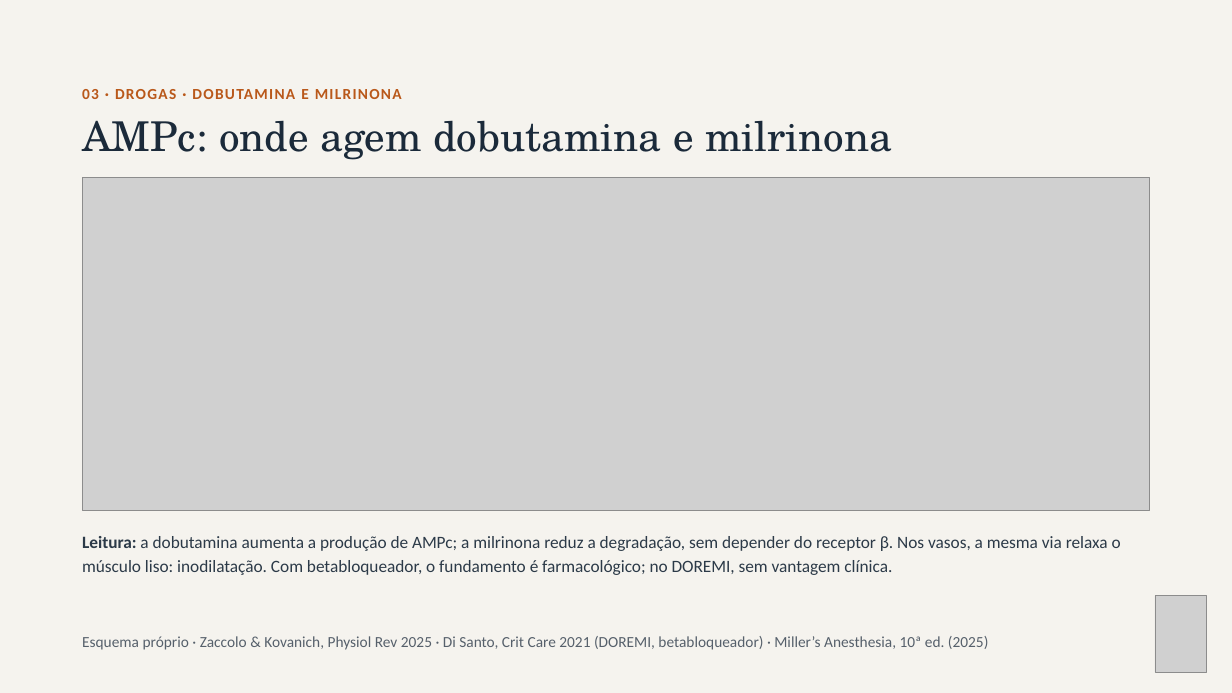
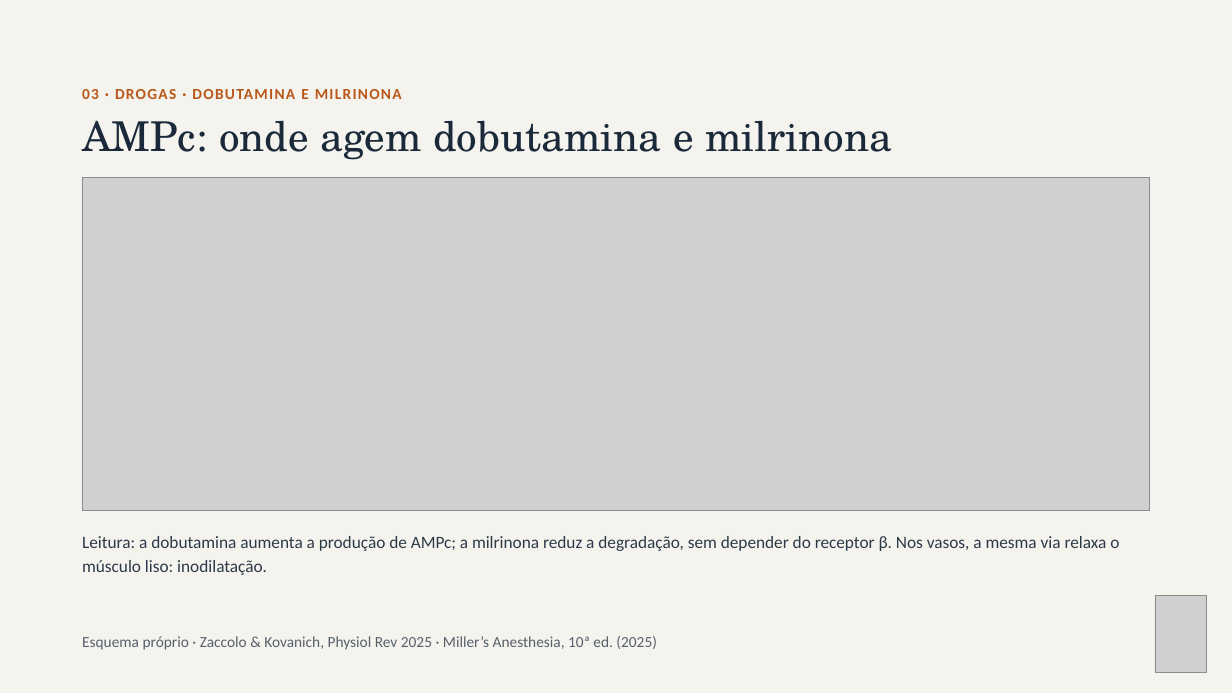
Before and after one commit to brunomoraesdubois-bit/Bruno, a slide deck: slide 9 of apresentacao/Aminas_Vasoativas.pptx (slide 10 before the commit). Drawn at 1232x693 pixels with LibreOffice and Linux fonts; fonts in the diff are those of the drawing; grey boxes stand for pictures. Boxes give left, top, right and bottom in pixels: in the first picture for what was removed or moved away, otherwise in the second. Text is boxed around its words. In the diff, an @@ line names an element or a change of style, - is before the commit and + after.

```diff
--- a/apresentacao/Aminas_Vasoativas.pptx
+++ b/apresentacao/Aminas_Vasoativas.pptx
@@ text at bbox=[82, 536, 1119, 575]: text changed @@
-Leitura: a dobutamina aumenta a produção de AMPc; a milrinona reduz a degradação, sem depender do receptor β. Nos vasos, a mesma via relaxa o músculo liso: inodilatação. Com betabloqueador, o fundamento é farmacológico; no DOREMI, sem vantagem clínica.
+Leitura: a dobutamina aumenta a produção de AMPc; a milrinona reduz a degradação, sem depender do receptor β. Nos vasos, a mesma via relaxa o músculo liso: inodilatação.
@@ text at bbox=[82, 636, 657, 650]: text changed @@
-Esquema próprio · Zaccolo & Kovanich, Physiol Rev 2025 · Di Santo, Crit Care 2021 (DOREMI, betabloqueador) · Miller’s Anesthesia, 10ª ed. (2025)
+Esquema próprio · Zaccolo & Kovanich, Physiol Rev 2025 · Miller’s Anesthesia, 10ª ed. (2025)
```
Also in this commit, not shown: 16 other slides changed, 26 other files.
